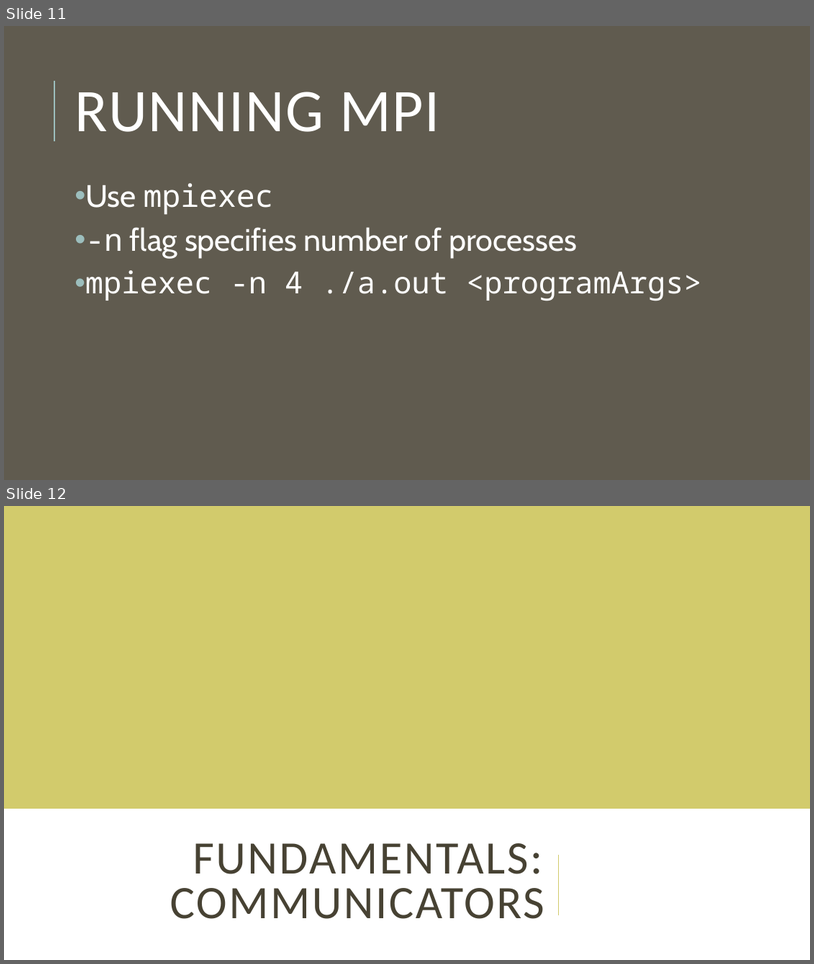
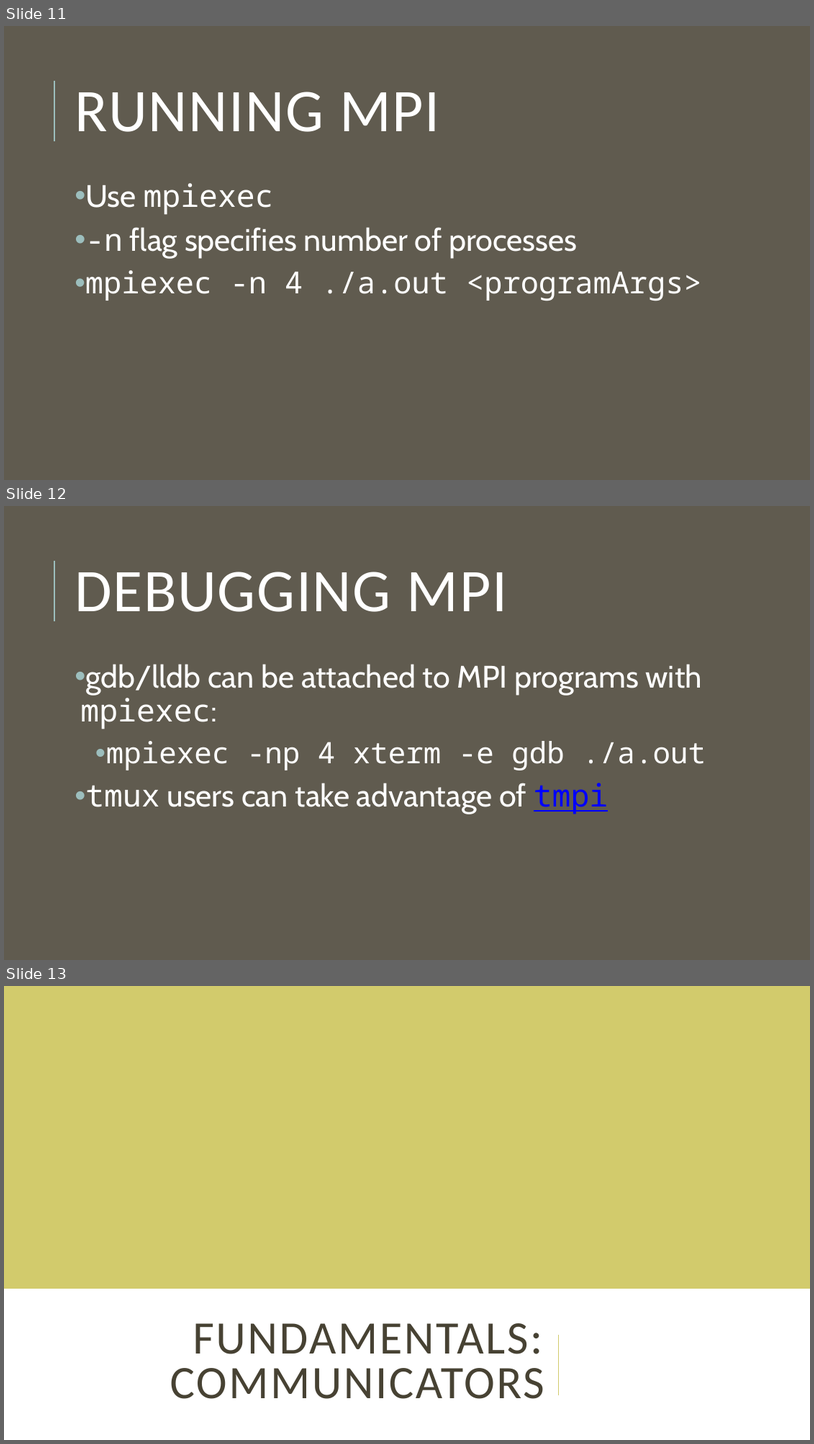
Before and after one commit to LucianoLaratelli/mpiPresentation, a slide deck: MPI.pptx. Shown one above the other, each under a label of ours: slides 11 and 12 before the commit, slides 11, 12 and 13 after it. The pictures are 814x964 and 814x1444 pixels, drawn with LibreOffice and Linux fonts; fonts in the diff are those of the drawing. Boxes give left, top, right and bottom in pixels: in the first picture for what was removed or moved away, otherwise in the second. Text is boxed around its words. In the diff, an @@ line names an element or a change of style, - is before the commit and + after.

```diff
--- a/MPI.pptx
+++ b/MPI.pptx
@@ slide 12 added at <box>4,506,810,960</box>, background #605B4F; not listed: 1 template element that a slide beside it also shows @@
@@ title added at <box>75,572,508,612</box>, 72 pt, text #FFFFFF @@
+  DEBUGGING MPI
@@ text added at <box>80,664,706,814</box>, 37 pt, text #FFFFFF @@
+• gdb/lldb can be attached to MPI programs with mpiexec:
+    • mpiexec -np 4 xterm -e gdb ./a.out
+• tmux users can take advantage of tmpi
@@ what was slide 12 is now slide 13 @@
```
Also in this commit, not shown: 3 slides changed, 1 other file.
